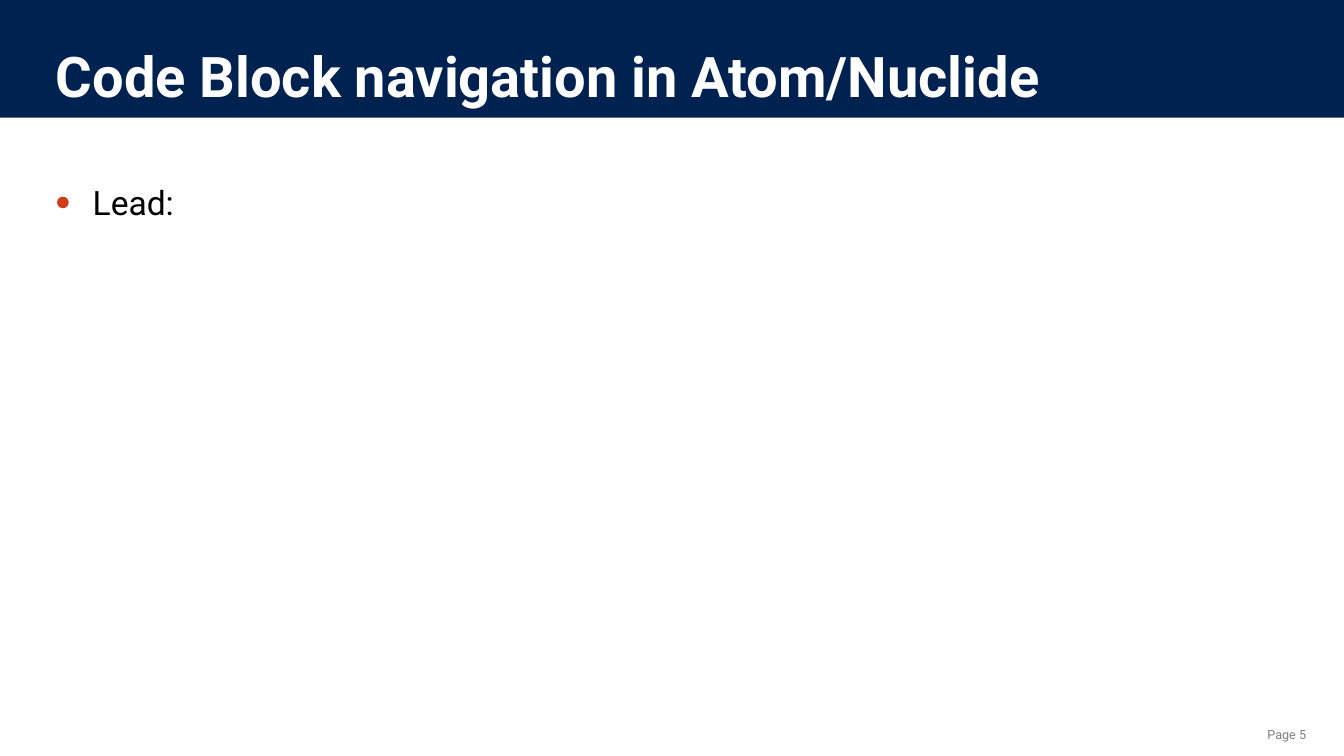
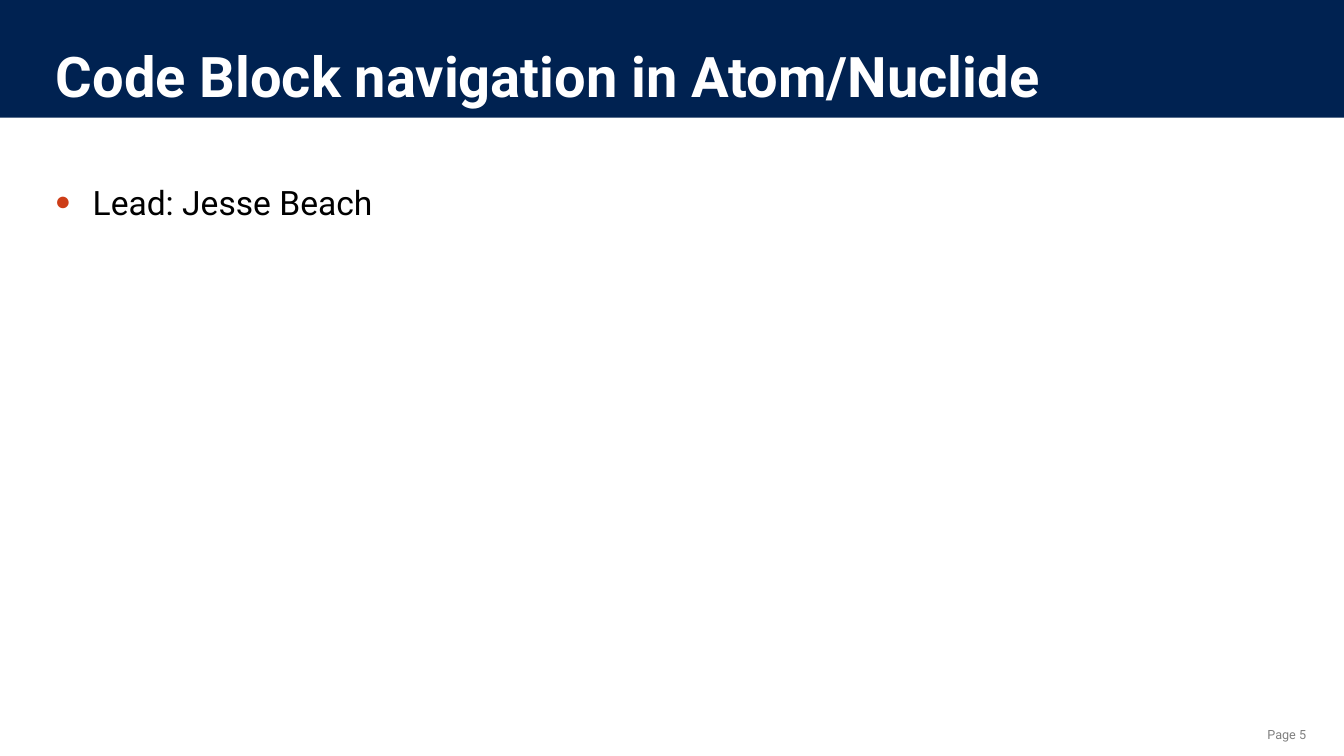
Before and after one commit to benetech/DIAGRAM-Code-Sprint-2018, a slide deck: slide 5 of CodeSprint Projects.pptx. Drawn at 1344x756 pixels with LibreOffice and Linux fonts; fonts in the diff are those of the drawing; background and template pictures are left out. Boxes give left, top, right and bottom in pixels: in the first picture for what was removed or moved away, otherwise in the second. Text is boxed around its words. In the diff, an @@ line names an element or a change of style, - is before the commit and + after.

```diff
--- a/CodeSprint Projects.pptx
+++ b/CodeSprint Projects.pptx
@@ text at [93,189,372,216]: text changed @@
-● Lead:
+● Lead: Jesse Beach
```
Also in this commit, not shown: 10 other slides changed.
